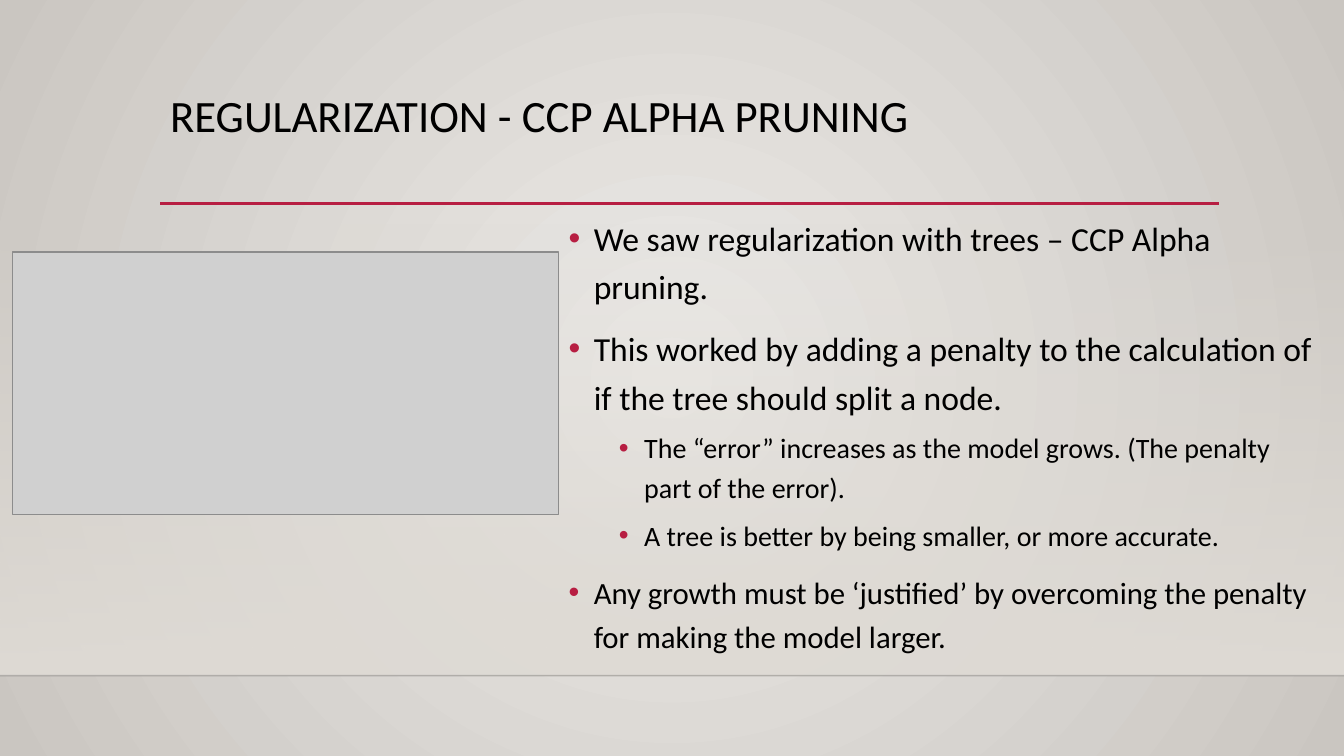
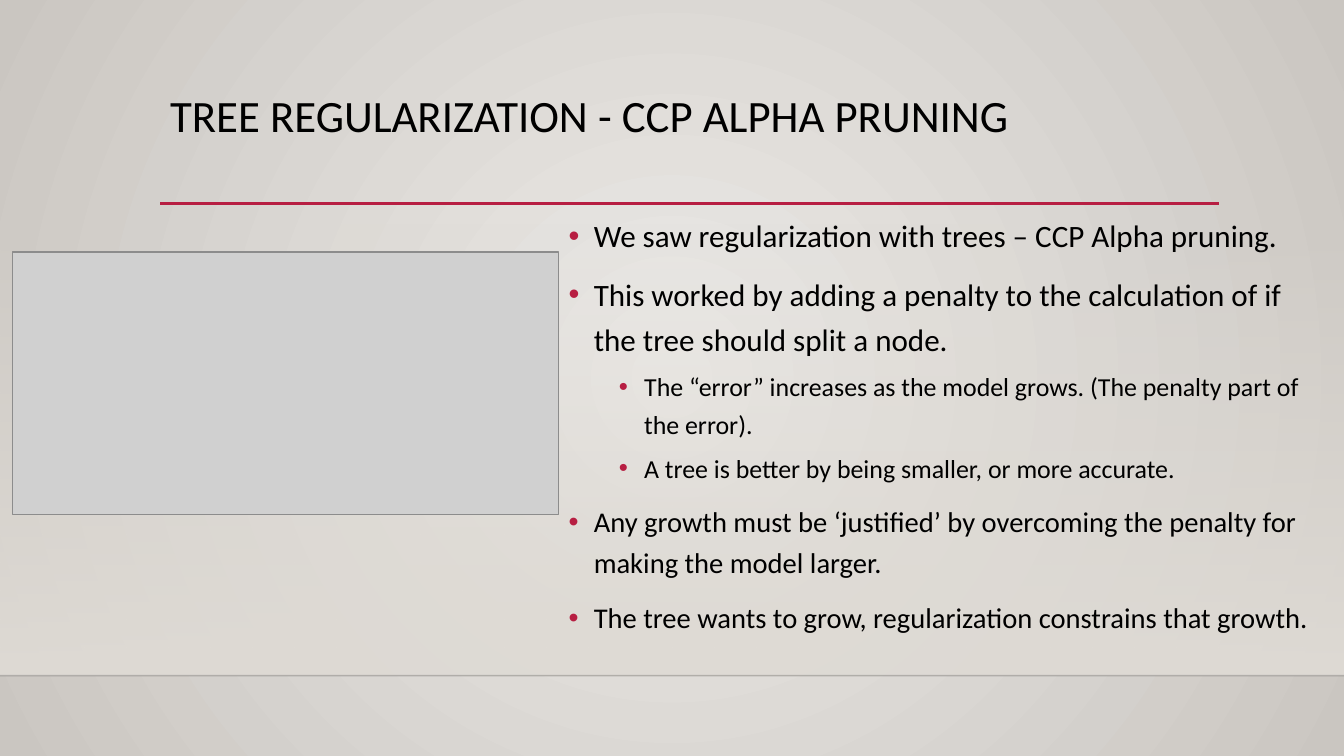
Before and after one commit to glennybarnes/Intro_to_Machine_Learning_Students, a slide deck: slide 36 of reference_content/Slides/007_Basis_and_Regularization.pptx (slide 28 before the commit). Drawn at 1344x756 pixels with LibreOffice and Linux fonts; fonts in the diff are those of the drawing; grey boxes stand for pictures; background and template pictures are left out. Boxes give left, top, right and bottom in pixels: in the first picture for what was removed or moved away, otherwise in the second. Text is boxed around its words. In the diff, an @@ line names an element or a change of style, - is before the commit and + after.

```diff
--- a/reference_content/Slides/007_Basis_and_Regularization.pptx
+++ b/reference_content/Slides/007_Basis_and_Regularization.pptx
@@ title at bbox=[170, 103, 1008, 133]: text changed @@
-REGULARIZATION - CCP ALPHA PRUNING
+TREE REGULARIZATION - CCP ALPHA PRUNING
@@ text at bbox=[594, 225, 1299, 578]: size 24 to 22.2 pt in "We saw regularization with trees – CCP ...", "This worked by adding a penalty to ..."; size 20 to 18.5 pt in "The “error” increases as the model grows. ...", "A tree is better by being smaller, ..."; size 22 to 20.4 pt in "Any growth must be ‘justified’ by overcoming ..." @@
@@ text at bbox=[594, 608, 1307, 633]: paragraph added @@
+• The tree wants to grow, regularization constrains that growth.
```
Also in this commit, not shown: 12 other slides changed, 10 slides added, 3 other files.
